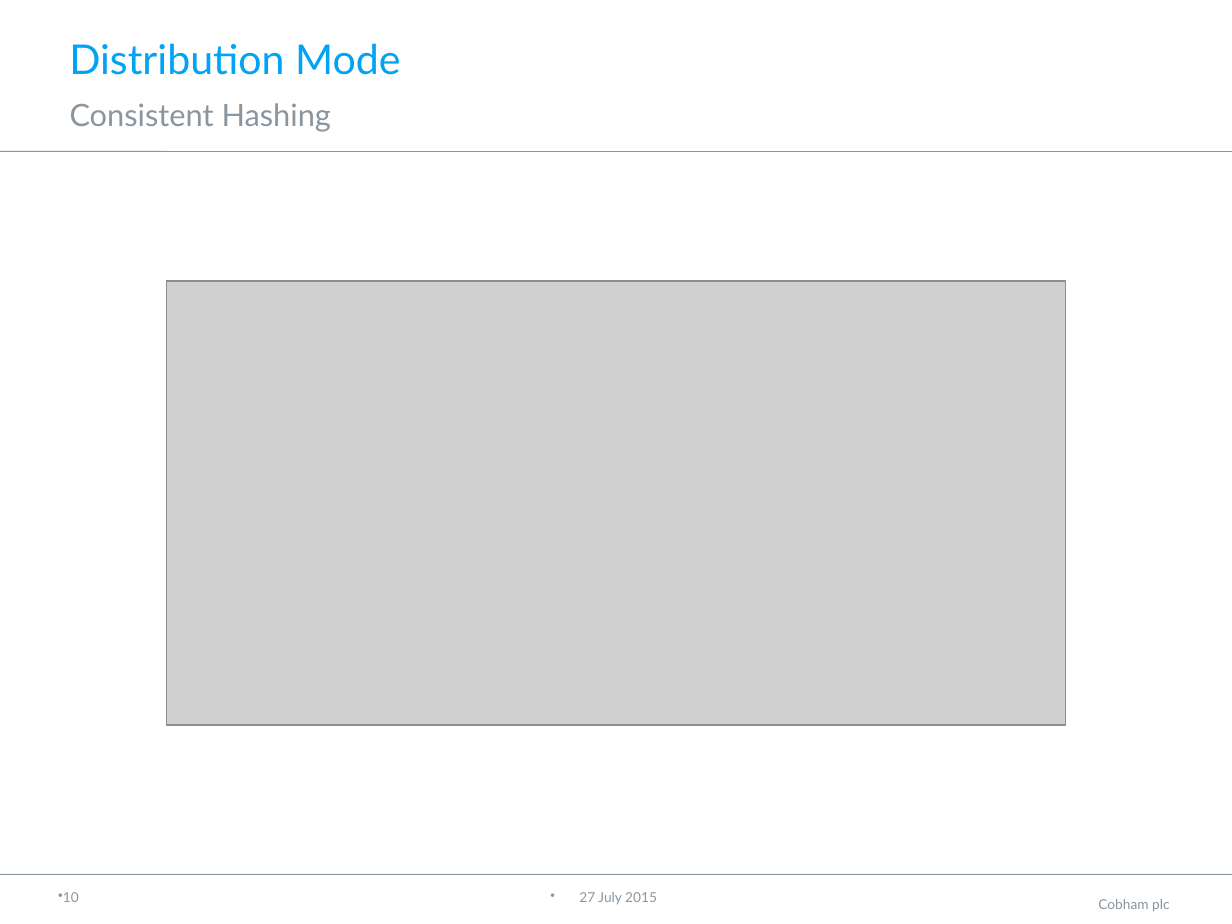
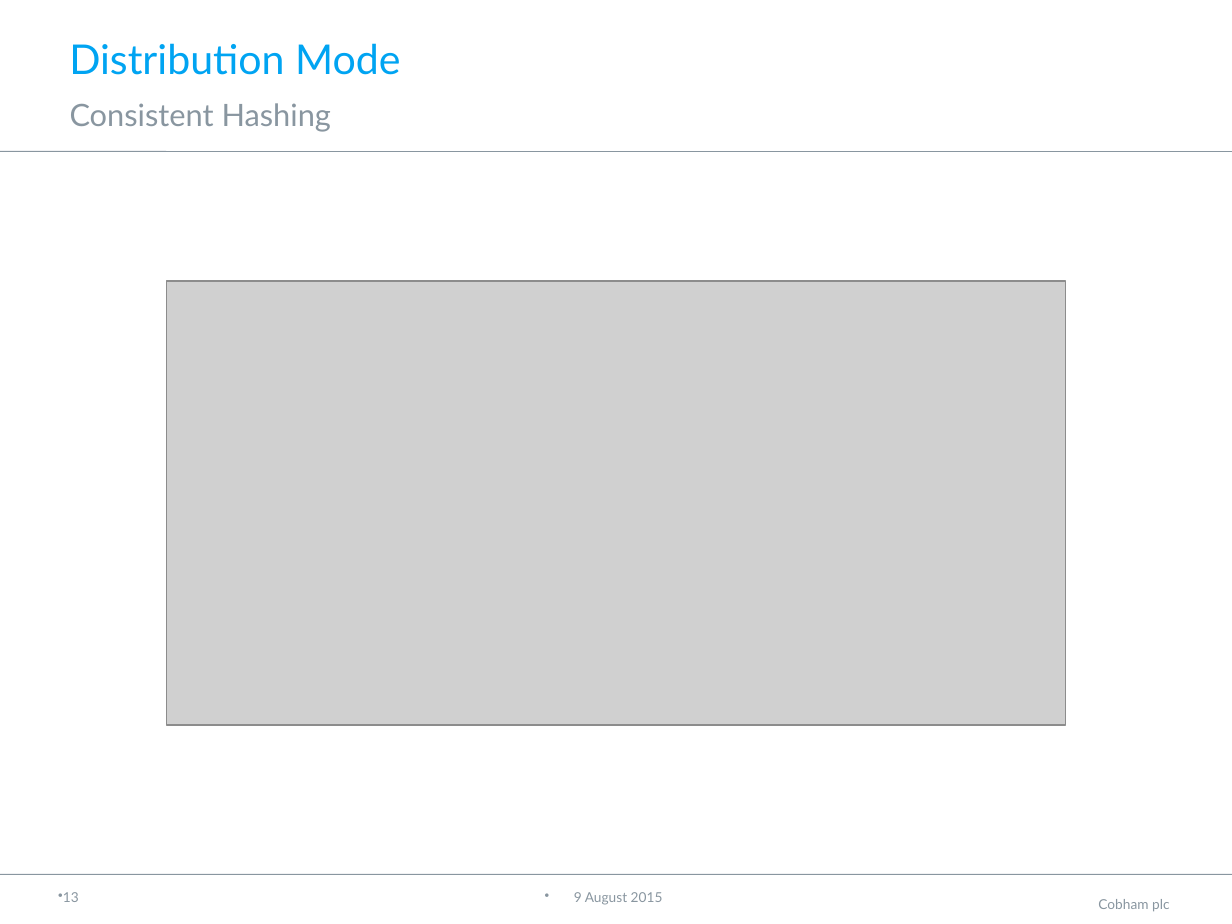
Before and after one commit to neha-bansal/Demos, a slide deck: slide 14 of infinispan-embedded-tutorial/Infinispan.pptx (slide 11 before the commit). Drawn at 1232x924 pixels with LibreOffice and Linux fonts; fonts in the diff are those of the drawing; grey boxes stand for pictures; background and template pictures are left out. Boxes give left, top, right and bottom in pixels: in the first picture for what was removed or moved away, otherwise in the second. Text is boxed around its words. In the diff, an @@ line names an element or a change of style, - is before the commit and + after.

```diff
--- a/infinispan-embedded-tutorial/Infinispan.pptx
+++ b/infinispan-embedded-tutorial/Infinispan.pptx
@@ page number at [63,892,79,902]: text changed @@
-10
+13
@@ text at [574,892,663,905]: text changed @@
-27 July 2015
+9 August 2015
```
Also in this commit, not shown: 14 other slides changed, 1 slide added.
